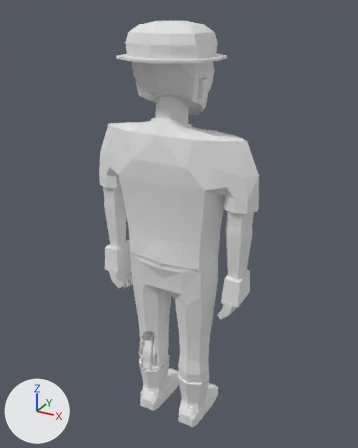
The glTF model assets/models/zombie_worker_m_b8.glb, before and after one commit.
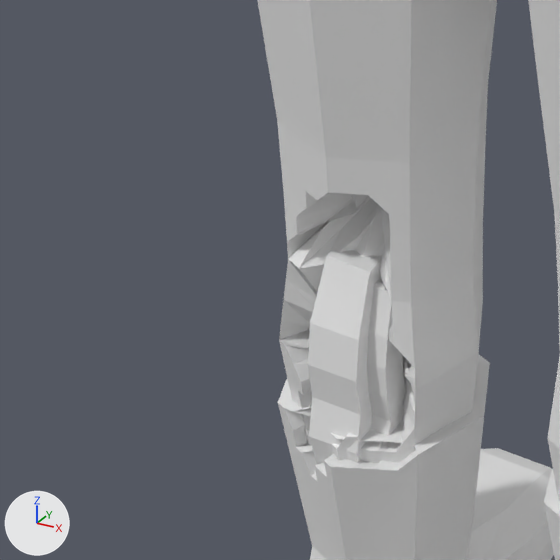
Old and new are each drawn whole from a 50 mm lens placed at (1.046, -1.85, 2.026), pointed at (0.002, 0.05, 1.076) and again close up on the part from 27% to 50% of the width and 68% to 86% of the height. Every picture has the same lights, and +X, +Y and +Z are marked at lower left. The older version's two pictures come first. Vertices at exactly the same position are counted once.

The first close-up shows 'zombie_worker_m_b8'.
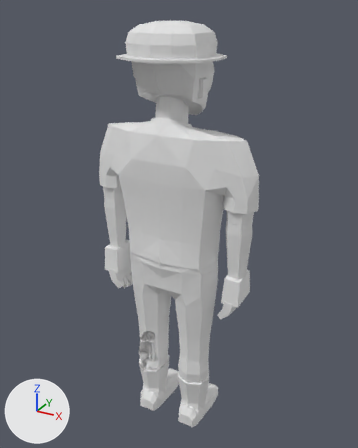
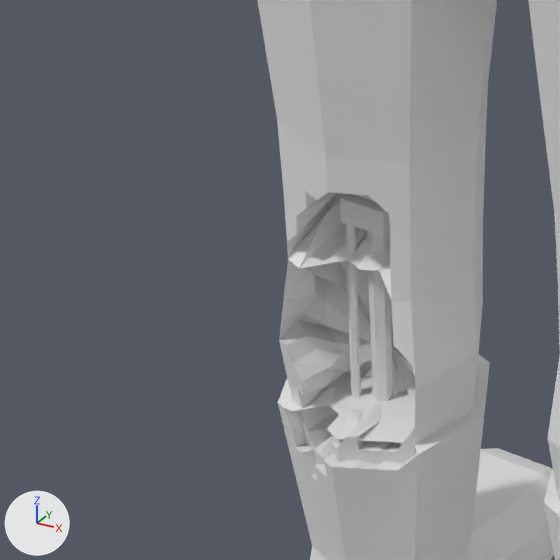
Boxes (x1, y1, x2, y2) around the edits, measured in the close-ups (560 x 560 px; the box of a moved part takes in the faces that stretch with it):
part 1 of me_zombie_worker_m_b8, added
    after: (340, 194, 390, 236)
part 2 of me_zombie_worker_m_b8, added (mostly hidden)
    after: (353, 194, 375, 202)
part 3 of me_zombie_worker_m_b8, moved or reshaped
    before: (279, 195, 418, 477)
    after: (279, 193, 420, 481)

Diff of the bpy script that builds the scene:
```diff
--- a/assets/models/zombie_worker_m_b8.glb.py
+++ b/assets/models/zombie_worker_m_b8.glb.py
@@ me_zombie_worker_m_b8 @@
 # used by ob_zombie_worker_m_b8; location = (0.0, 0.0, 0.0)
-me_zombie_worker_m_b8.from_pydata(...)  # 2022 vertices, 3874 faces; spans x -0.41..0.41, y -0.21..0.22, z 0.0..1.97
+me_zombie_worker_m_b8.from_pydata(...)  # 2006 vertices, 3830 faces; spans x -0.41..0.41, y -0.21..0.22, z 0.0..1.97
+# me_zombie_worker_m_b8 part 1: a new loose piece, a box spanning x -0.138..-0.1, y -0.037..-0.005, z 0.441..0.463
+# me_zombie_worker_m_b8 part 2: a new loose piece, a box spanning x -0.149..-0.075, y -0.03..0.026, z 0.465..0.505
+# me_zombie_worker_m_b8 part 3: 166 vertices moved from x -0.17..-0.07, y -0.07..0.11, z 0.19..0.5 to x -0.19..-0.06, y -0.05..0.05, z 0.1..0.53; 89 vertices removed from x -0.15..-0.08, y -0.08..0.11, z 0.19..0.47; 57 vertices added at x -0.17..-0.06, y -0.05..0.06, z 0.1..0.5
```
